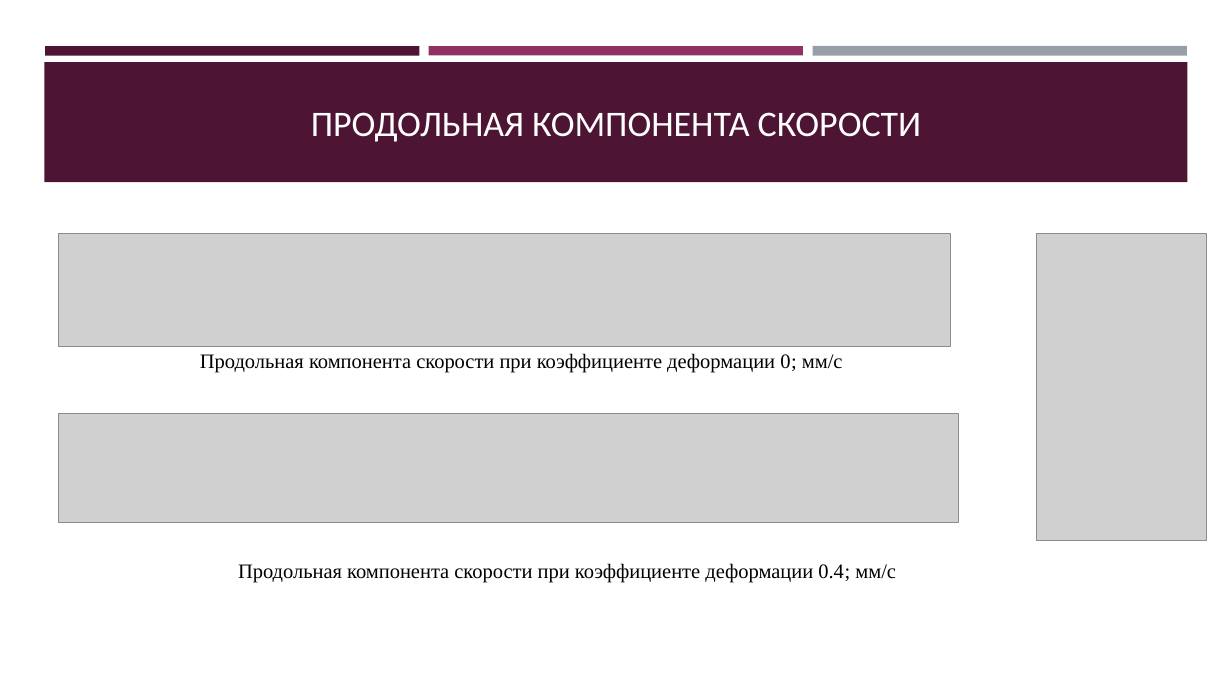
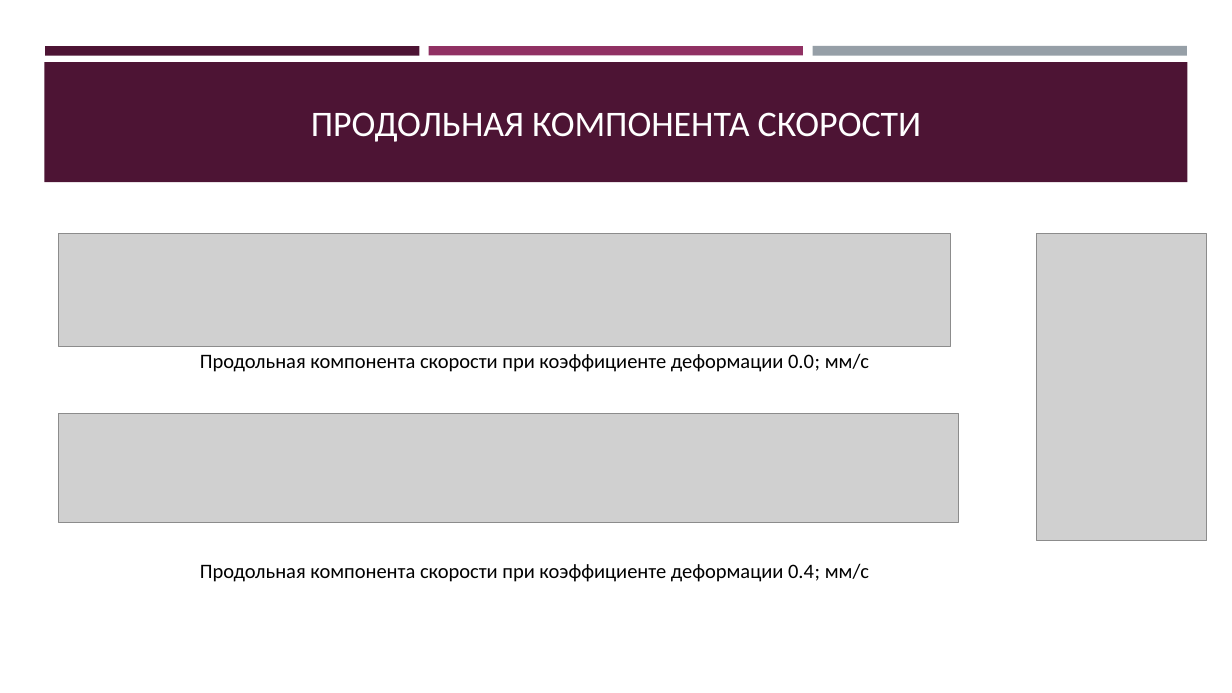
Before and after one commit to Jrol123/Blood_Science, a slide deck: slide 7 of f_docs/Презентация.pptx. Drawn at 1232x693 pixels with LibreOffice and Linux fonts; fonts in the diff are those of the drawing; grey boxes stand for pictures. Boxes give left, top, right and bottom in pixels: in the first picture for what was removed or moved away, otherwise in the second. Text is boxed around its words. In the diff, an @@ line names an element or a change of style, - is before the commit and + after.

```diff
--- a/f_docs/Презентация.pptx
+++ b/f_docs/Презентация.pptx
@@ text at [200, 354, 869, 372]: text changed; font Times New Roman to Calibri @@
-Продольная компонента скорости при коэффициенте деформации 0; мм/с
+Продольная компонента скорости при коэффициенте деформации 0.0; мм/с
@@ text "Продольная компонента скорости при коэффициенте ...": place and size @@
-text "Продольная компонента скорости при коэффициенте ..." at [238, 563, 896, 583]
+text "Продольная компонента скорости при коэффициенте ..." at [200, 564, 869, 582]
@@ text "Продольная компонента скорости при коэффициенте ..." at [200, 564, 869, 582]: font Times New Roman to Calibri @@
```
Also in this commit, not shown: 5 other slides changed, 1 slide added, 2 other files.
